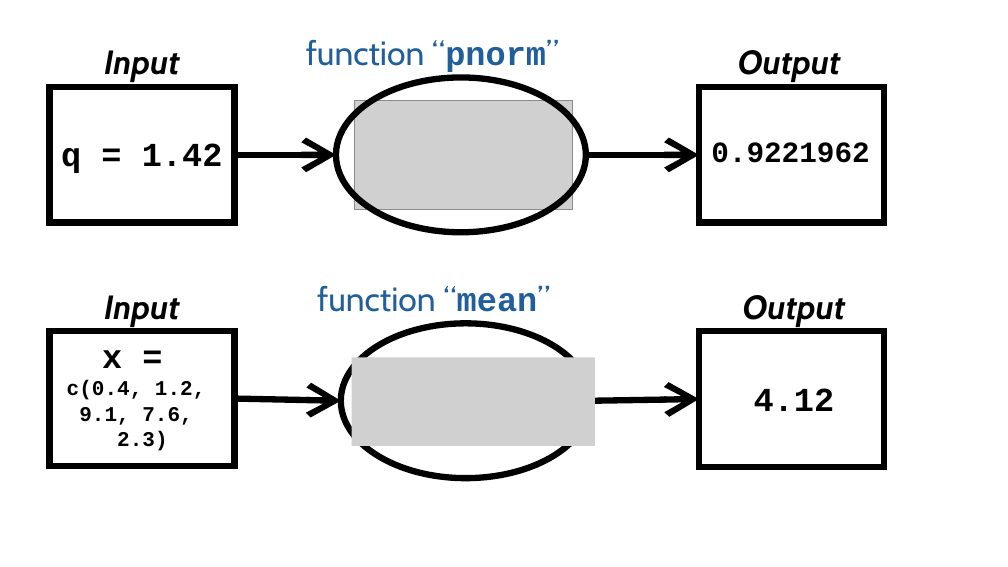
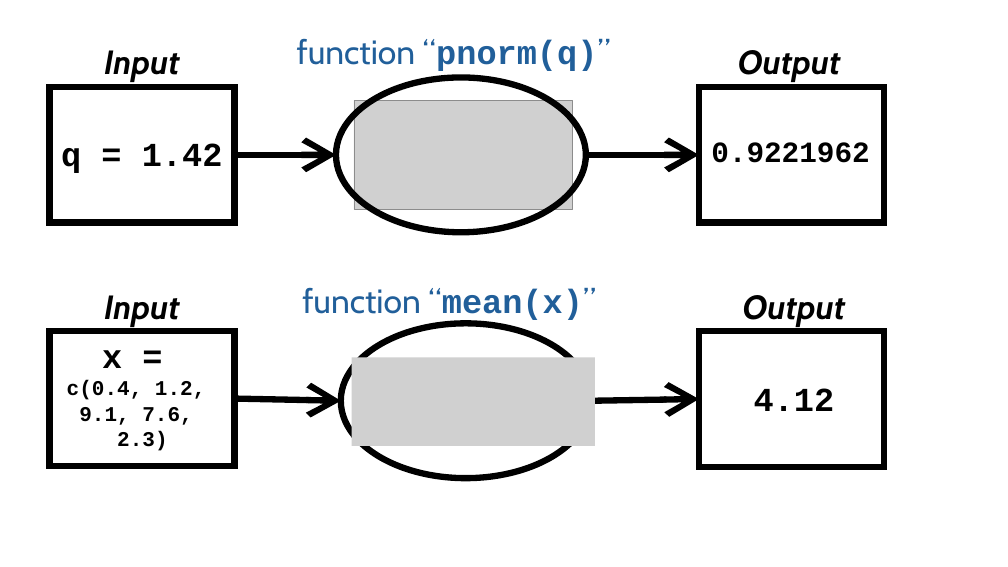
Before and after one commit to EnricoToffalini/Basics-R, a slide deck: slide 1 of Slides/figures/functionsExamples.pptx. Drawn at 1008x567 pixels with LibreOffice and Linux fonts; fonts in the diff are those of the drawing; grey boxes stand for pictures. Boxes give left, top, right and bottom in pixels: in the first picture for what was removed or moved away, otherwise in the second. Text is boxed around its words. In the diff, an @@ line names an element or a change of style, - is before the commit and + after.

```diff
--- a/Slides/figures/functionsExamples.pptx
+++ b/Slides/figures/functionsExamples.pptx
@@ text at (297, 38, 611, 71): text changed @@
-function “pnorm”
+function “pnorm(q)”
@@ text at (302, 287, 596, 321): text changed @@
-function “mean”
+function “mean(x)”
```
Also in this commit, not shown: 9 other files.
